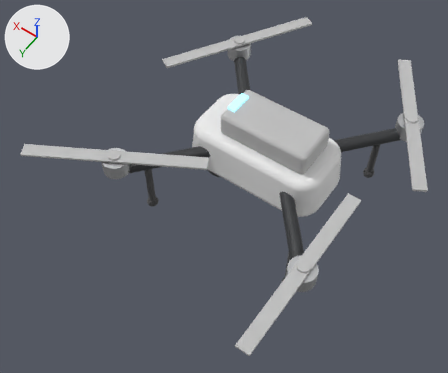
Renders of the glTF model app/api/cad/prebuilt/showcase_drone_follow/d2.glb from each side of a commit.
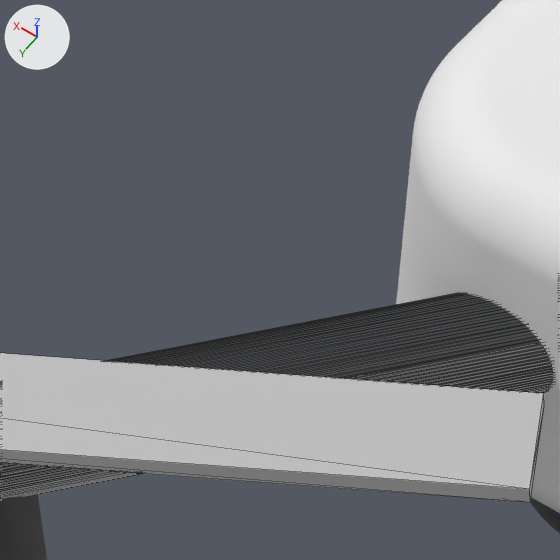
The first picture shows the older version from a camera (50 mm lens) standing at (-0.204, 0.356, 0.524) and looking at (0.022, 0.041, 0.028). The close-ups show the older and then the newer version on the part from 33% to 47% of the width and 30% to 47% of the height of that picture. Only the edits that show in the close-ups are written down. Arrows for +X, +Y and +Z are at upper left; the lights stay in place. The close-ups show mesh edges as thin lines. Where no turn or scale is listed for an object, it has been applied to the vertices.

The first close-up shows 'accent.11', 'body.1', 'coat.1', 'rubber.1' and 1 more.
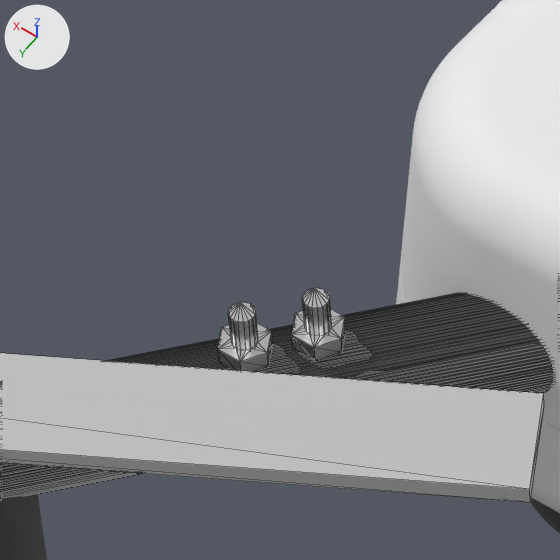
Where the newer file only moved an object's origin or applied its transform, the numbers keep the older frame.

Where the change shows, as pixel boxes (x1, y1, x2, y2) in the close-ups (560 x 560 px):
'steel.140', added: after (291, 310, 346, 362)
'steel.142', added: after (218, 323, 273, 372)
'steel.141', added: after (228, 302, 258, 350)
'steel.139', added: after (302, 288, 332, 336)
'body.1', unchanged, covered by the edit: before (396, 0, 560, 513); after (396, 260, 560, 513)
'body.2', unchanged, uncovered by the edit: after (400, 0, 560, 430)

Patch to the scene script:
```diff
--- a/app/api/cad/prebuilt/showcase_drone_follow/d2.glb.py
+++ b/app/api/cad/prebuilt/showcase_drone_follow/d2.glb.py
@@ mat_stainless_steel_304 @@
+mat_stainless_steel_304 = principled_material('stainless steel 304')
+mat_stainless_steel_304.base_color = (0.86, 0.86, 0.87)  # white #efeff0
+mat_stainless_steel_304.metallic = 1.0
+mat_stainless_steel_304.roughness = 0.25
@@ me_steel_142 @@
+me_steel_142.from_pydata(...)  # 44 vertices, 88 faces; spans x 0.06347..0.06982, y 0.05667..0.06217, z -0.0012..0.0012
+me_steel_142.materials.append(mat_stainless_steel_304)  # white #efeff0
@@ me_steel_140 @@
+me_steel_140.from_pydata(...)  # 44 vertices, 88 faces; spans x 0.05817..0.06452, y 0.05034..0.05584, z -0.0012..0.0012
+me_steel_140.materials.append(mat_stainless_steel_304)  # white #efeff0
@@ me_steel_141 @@
+me_steel_141.from_pydata(...)  # 76 vertices, 148 faces; spans x 0.0638..0.0695, y 0.0566..0.0623, z -0.0115..0.0115
+me_steel_141.materials.append(mat_stainless_steel_304)  # white #efeff0
@@ me_steel_139 @@
+me_steel_139.from_pydata(...)  # 76 vertices, 148 faces; spans x 0.0585..0.0642, y 0.0502..0.0559, z -0.0115..0.0115
+me_steel_139.materials.append(mat_stainless_steel_304)  # white #efeff0
@@ ob_steel_142 @@
+ob_steel_142 = bpy.data.objects.new('steel.142', me_steel_142)
+ob_steel_142.location = (0.0, 0.0, 0.0681)
@@ ob_steel_140 @@
+ob_steel_140 = bpy.data.objects.new('steel.140', me_steel_140)
+ob_steel_140.location = (0.0, 0.0, 0.0681)
@@ ob_steel_141 @@
+ob_steel_141 = bpy.data.objects.new('steel.141', me_steel_141)
+ob_steel_141.location = (0.0, 0.0, 0.0624)
@@ ob_steel_139 @@
+ob_steel_139 = bpy.data.objects.new('steel.139', me_steel_139)
+ob_steel_139.location = (0.0, 0.0, 0.0624)
```
